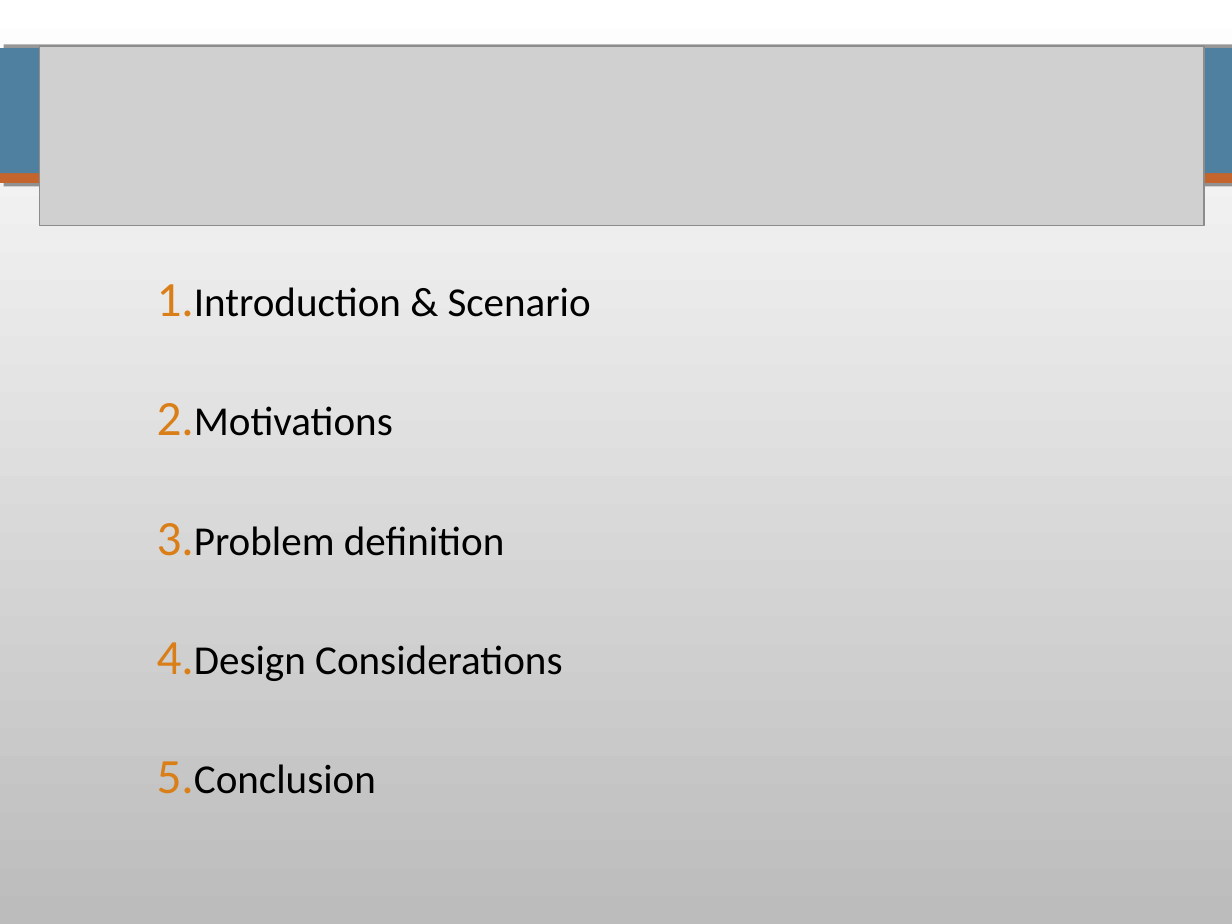
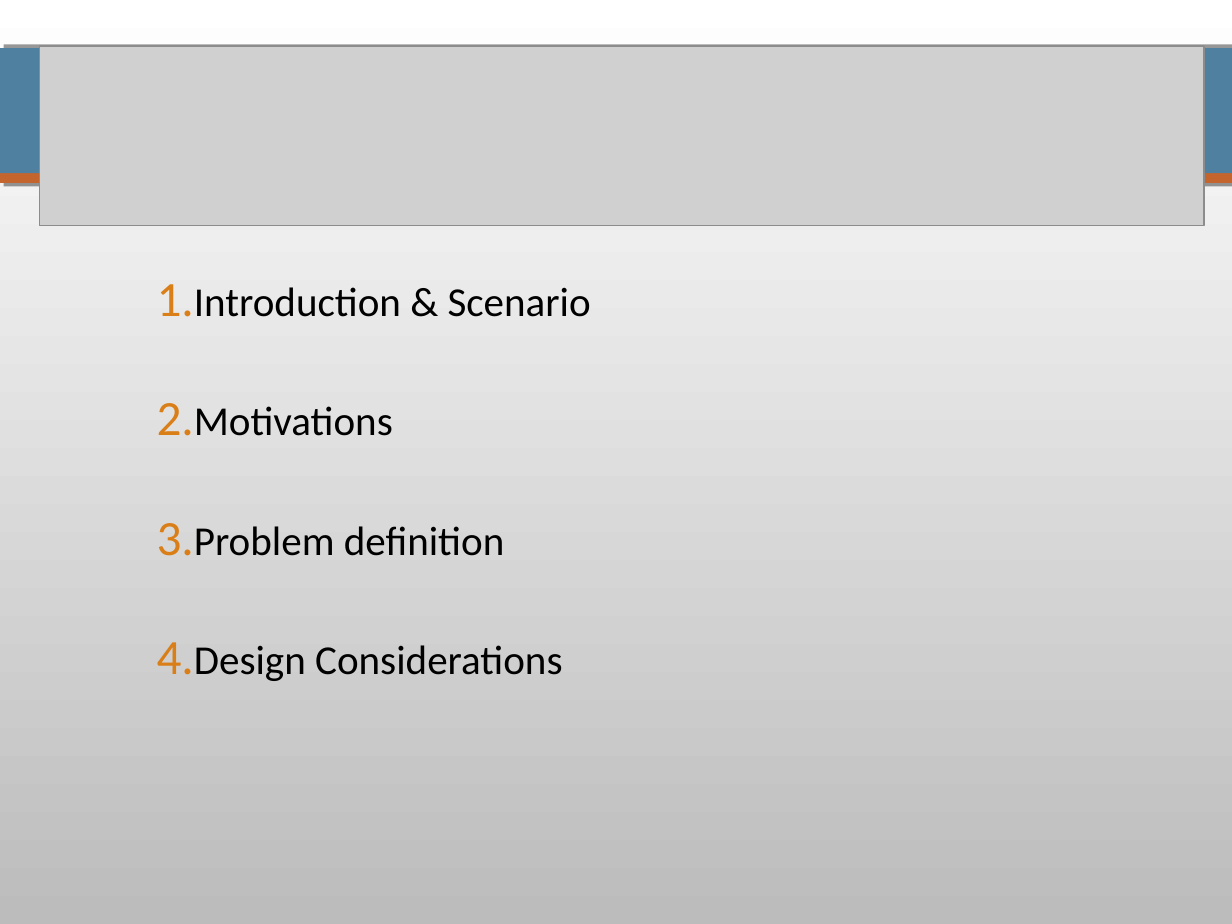
Before and after one commit to pierrealauzet/skemasnet, a slide deck: slide 2 of CS642_HGP_Proposal.ppt. Drawn at 1232x924 pixels with LibreOffice and Linux fonts; fonts in the diff are those of the drawing; grey boxes stand for pictures. Boxes give left, top, right and bottom in pixels: in the first picture for what was removed or moved away, otherwise in the second. Text is boxed around its words. In the diff, an @@ line names an element or a change of style, - is before the commit and + after.

```diff
--- a/CS642_HGP_Proposal.ppt
+++ b/CS642_HGP_Proposal.ppt
@@ text at (194,764,376,794): paragraph removed @@
-5. Conclusion
```
